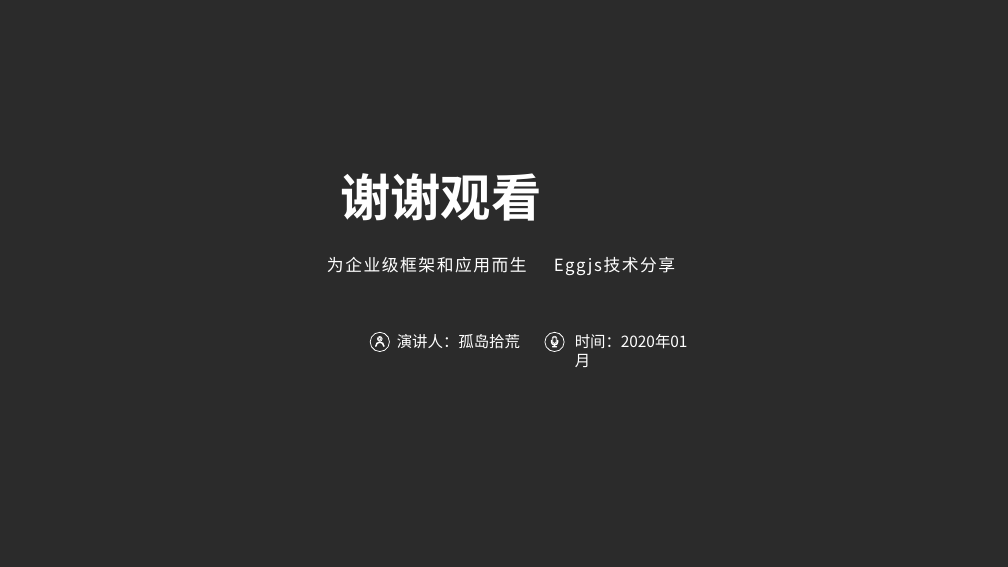
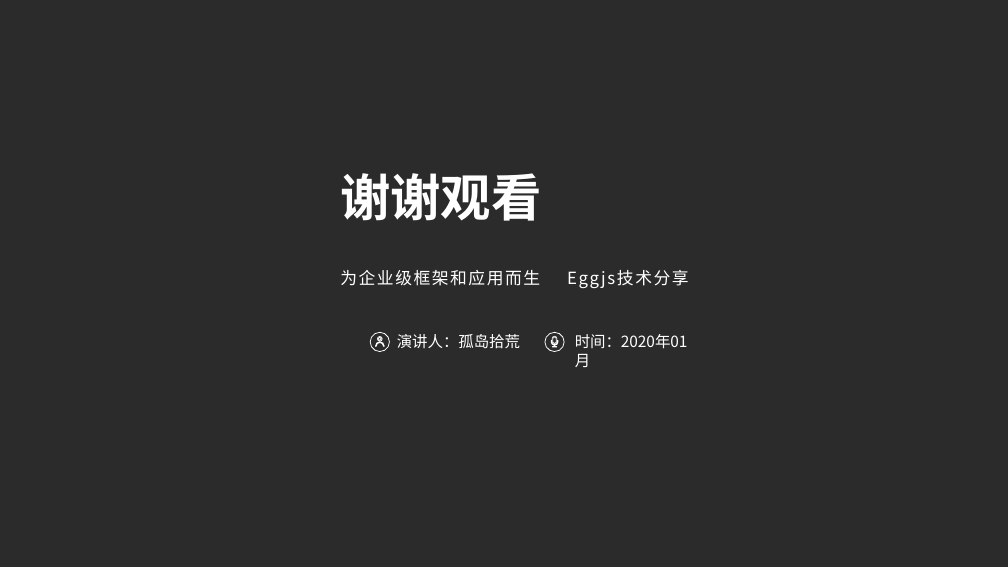
Before and after one commit to xtsong/egg-project, a slide deck: slide 23 of doc/探索Eggjs之路.pptx (slide 31 before the commit). Drawn at 1008x567 pixels with LibreOffice and Linux fonts; fonts in the diff are those of the drawing; background and template pictures are left out; a plain dark background stands for a picture behind light text. Boxes give left, top, right and bottom in pixels: in the first picture for what was removed or moved away, otherwise in the second. Text is boxed around its words. In the diff, an @@ line names an element or a change of style, - is before the commit and + after.

```diff
--- a/doc/探索Eggjs之路.pptx
+++ b/doc/探索Eggjs之路.pptx
@@ text "为企业级框架和应用而生 Eggjs技术分享" moved from (x1=327, y1=257, x2=527, y2=273) to (x1=340, y1=270, x2=540, y2=286) @@
```
Also in this commit, not shown: 2 other slides changed, 4 slides added, 12 slides removed, 6 other files.
